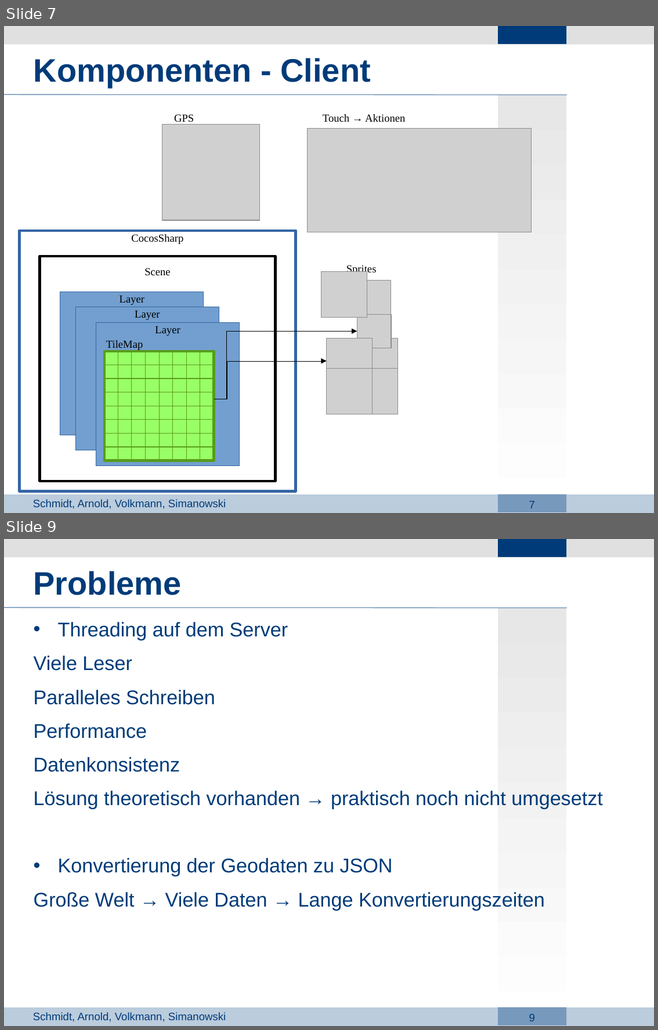
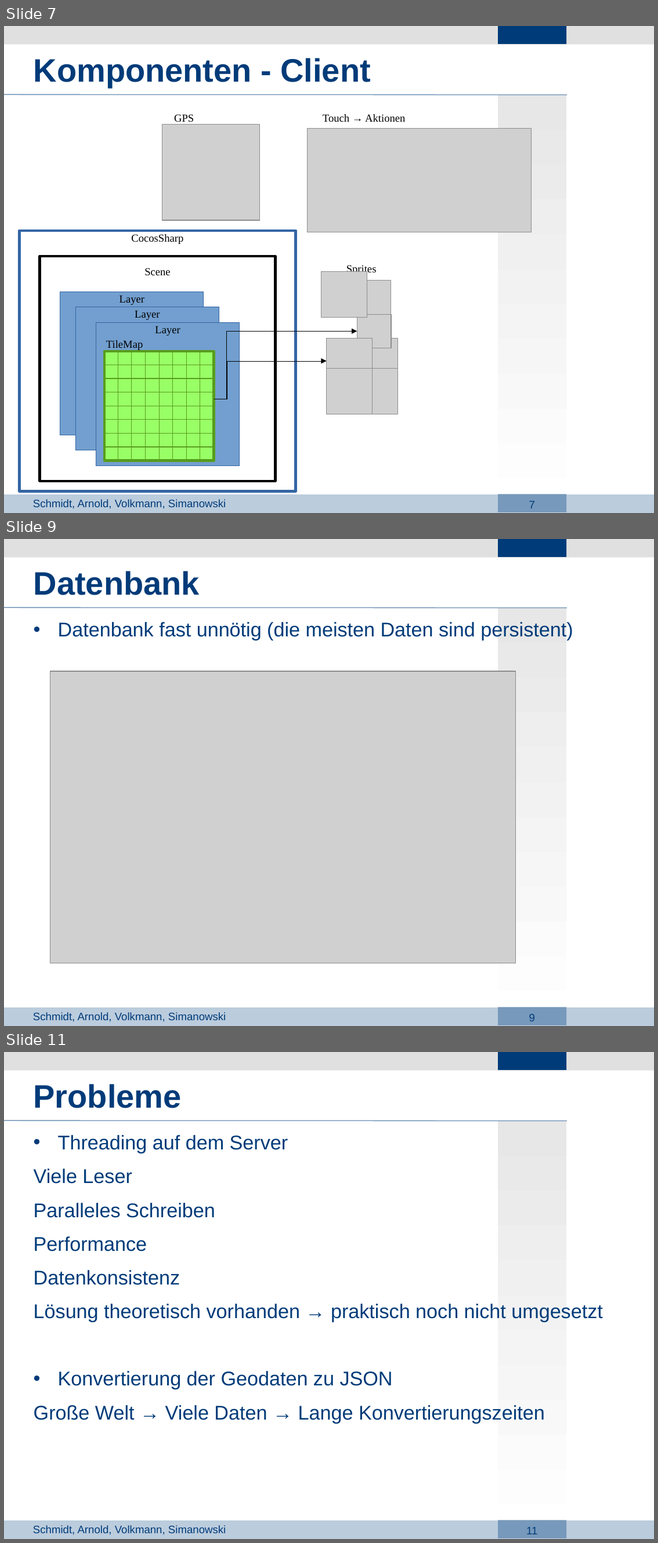
Before and after one commit to Lopt/ascendancy, a slide deck: docs/Projektdefinition/2_Presentation.odp. Shown one above the other, each under a label of ours: slides 7 and 9 before the commit, slides 7, 9 and 11 after it; the slides between them are not shown. The pictures are 658x1030 and 658x1543 pixels, drawn with LibreOffice and Linux fonts; fonts in the diff are those of the drawing; grey boxes stand for pictures; background and template pictures are left out. Boxes give left, top, right and bottom in pixels: in the first picture for what was removed or moved away, otherwise in the second. Text is boxed around its words. In the diff, an @@ line names an element or a change of style, - is before the commit and + after.

```diff
--- a/docs/Projektdefinition/2_Presentation.odp
+++ b/docs/Projektdefinition/2_Presentation.odp
@@ slide 9 added at (4, 539, 654, 1026), background #FFFFFF; not listed: 8 template elements that a slide beside it also shows @@
@@ title added at (34, 571, 199, 595), 36 pt, text #003B79, bold @@
+Datenbank
@@ text added at (58, 622, 572, 641), 22 pt, text #003B79 @@
+• Datenbank fast unnötig (die meisten Daten sind persistent)
@@ picture added at (50, 671, 516, 964) @@
@@ what was slide 9 is now slide 11 @@
@@ page number at (526, 1527, 537, 1535): text changed @@
-9
+11
```
Also in this commit, not shown: 3 slides changed, 1 other slide added, 3 other files.
